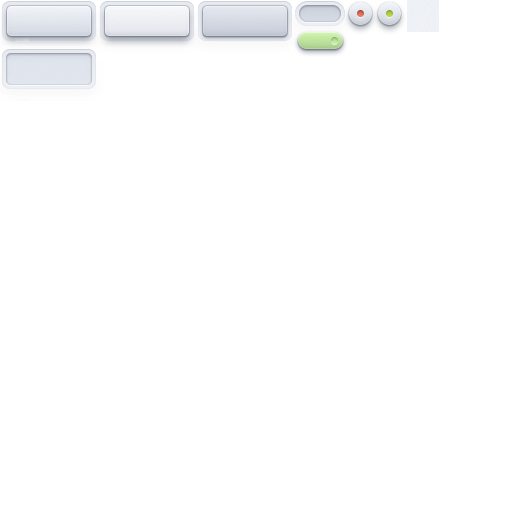
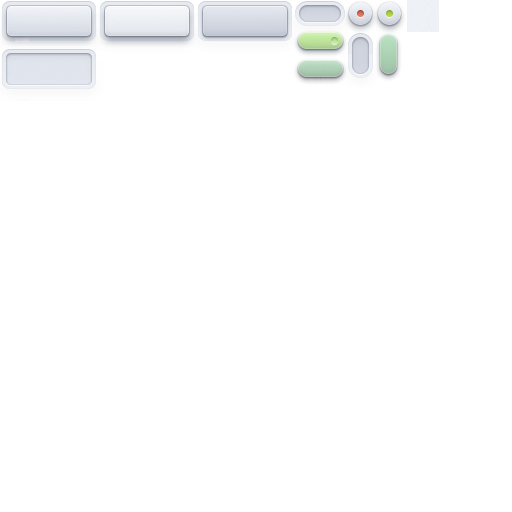
The second (512, 512) image is a revision of the first. Changes to its layers:
added layer "Layer 12" above "Layer 11" over [375, 33, 402, 81]
added layer "Layer 11" above "Layer 10" over [336, 23, 385, 85]
added layer "Layer 10" above "Layer 9" over [294, 58, 348, 85]
